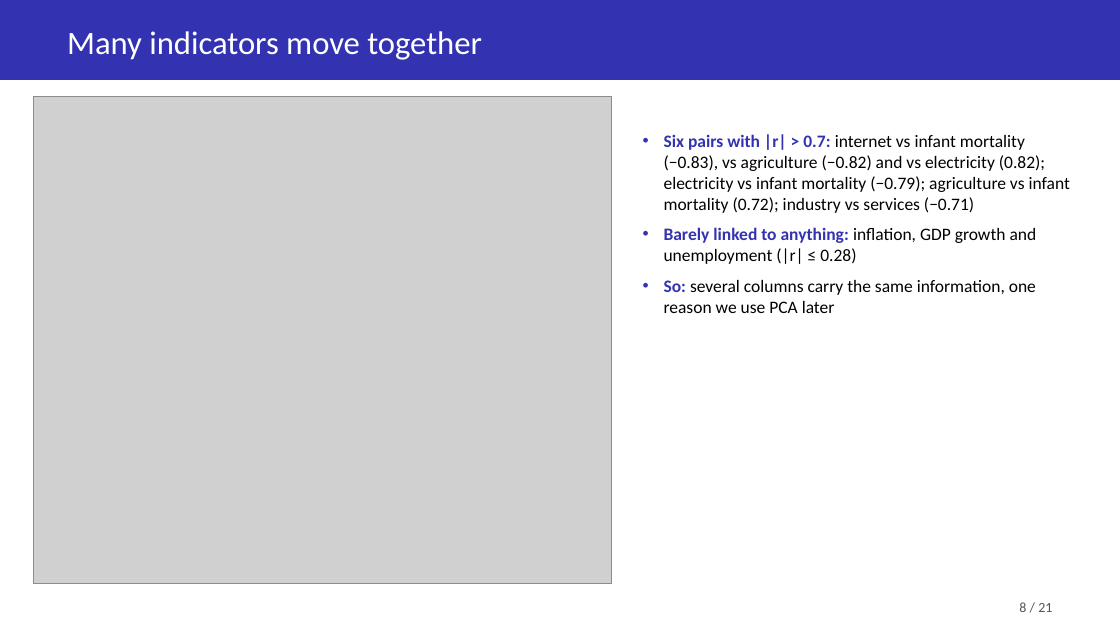
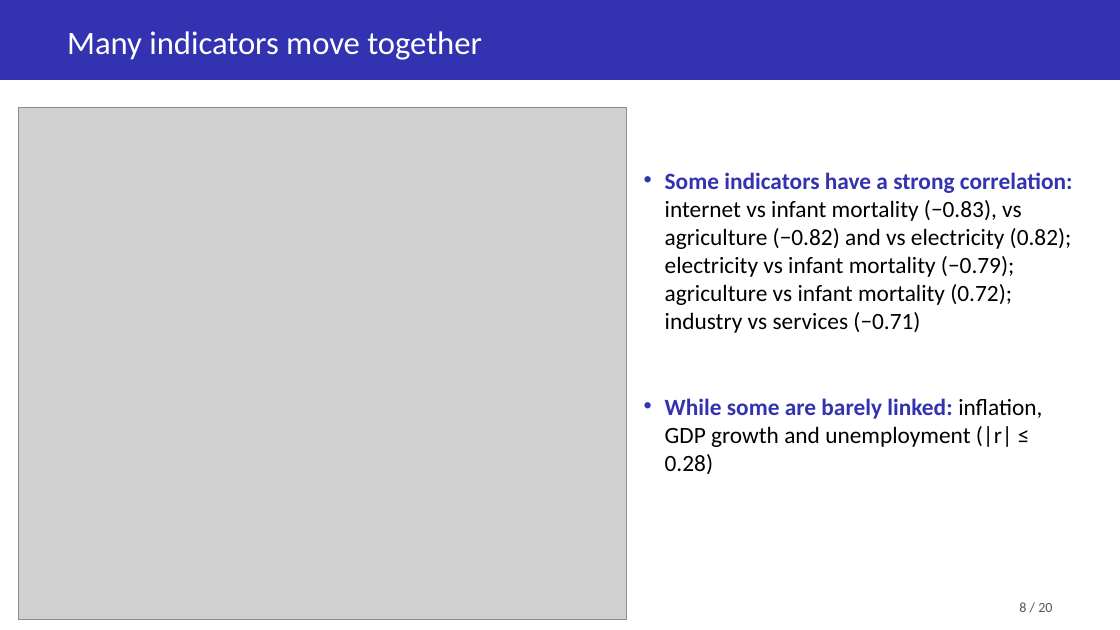
Before and after one commit to Soemon007/DS203_GroupProject, a slide deck: slide 8 of deliverables/DS203_Slides.pptx. Drawn at 1120x630 pixels with LibreOffice and Linux fonts; fonts in the diff are those of the drawing; grey boxes stand for pictures. Boxes give left, top, right and bottom in pixels: in the first picture for what was removed or moved away, otherwise in the second. Text is boxed around its words. In the diff, an @@ line names an element or a change of style, - is before the commit and + after.

Commit message:
Updated Slides

```diff
--- a/deliverables/DS203_Slides.pptx
+++ b/deliverables/DS203_Slides.pptx
@@ picture: place and size @@
-picture at [34, 97, 612, 584]
+picture at [18, 108, 627, 620]
@@ text at [665, 172, 1073, 474]: text changed; size 15 to 20 pt @@
-• Six pairs with |r| > 0.7: internet vs infant mortality (−0.83), vs agriculture (−0.82) and vs electricity (0.82); electricity vs infant mortality (−0.79); agriculture vs infant mortality (0.72); industry vs services (−0.71)
-• Barely linked to anything: inflation, GDP growth and unemployment (|r| ≤ 0.28)
-• So: several columns carry the same information, one reason we use PCA later
+• Some indicators have a strong correlation: internet vs infant mortality (−0.83), vs agriculture (−0.82) and vs electricity (0.82); electricity vs infant mortality (−0.79); agriculture vs infant mortality (0.72); industry vs services (−0.71)
+• While some are barely linked: inflation, GDP growth and unemployment (|r| ≤ 0.28)
@@ text at [1019, 602, 1052, 612]: text changed @@
-8 / 21
+8 / 20
```
Also in this commit, not shown: 15 other slides changed, 2 slides added, 3 slides removed.
